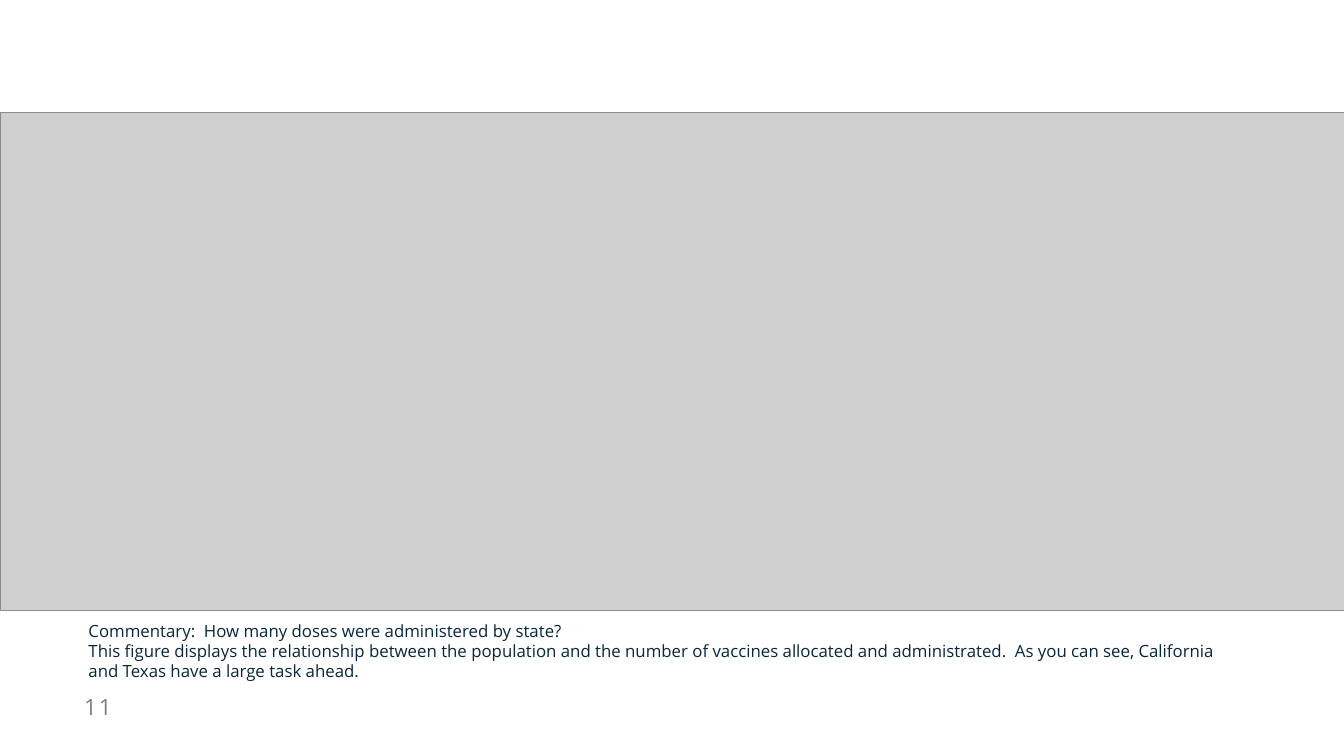
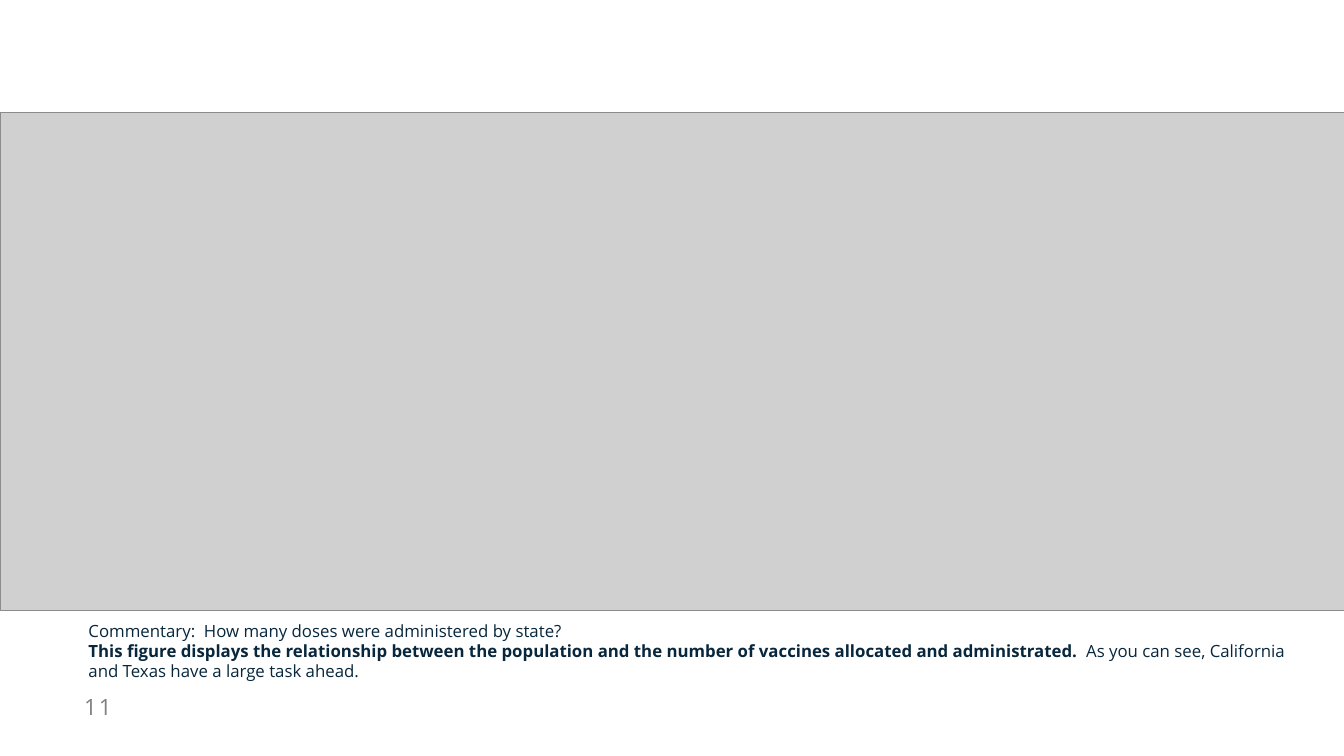
Before and after one commit to NicoleLund/covid_vaccine_availability, a slide deck: slide 11 of presentation/Project_one.pptx. Drawn at 1344x756 pixels with LibreOffice and Linux fonts; fonts in the diff are those of the drawing; grey boxes stand for pictures. Boxes give left, top, right and bottom in pixels: in the first picture for what was removed or moved away, otherwise in the second. Text is boxed around its words. In the diff, an @@ line names an element or a change of style, - is before the commit and + after.

Commit message:
Setup figure example

```diff
--- a/presentation/Project_one.pptx
+++ b/presentation/Project_one.pptx
@@ text at <box>88,644,1285,661</box>: bold on in "This figure displays the relationship between the ..." @@
```
Also in this commit, not shown: 2 other slides changed.
